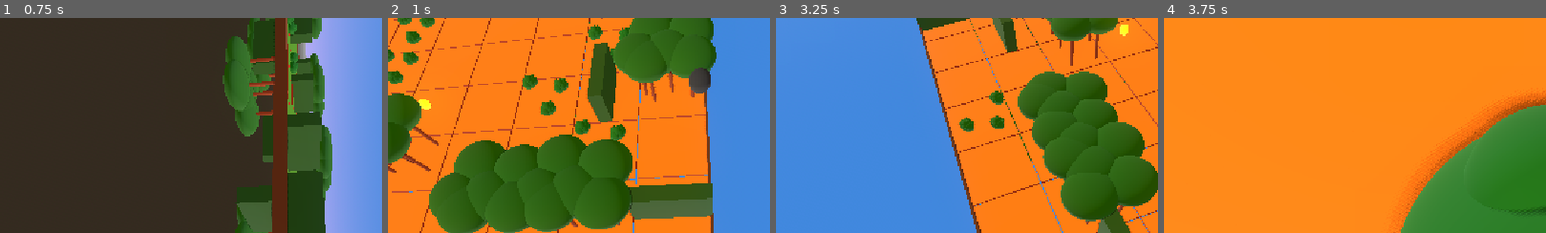
Above: before the commit, frames 1-4 (left to right).
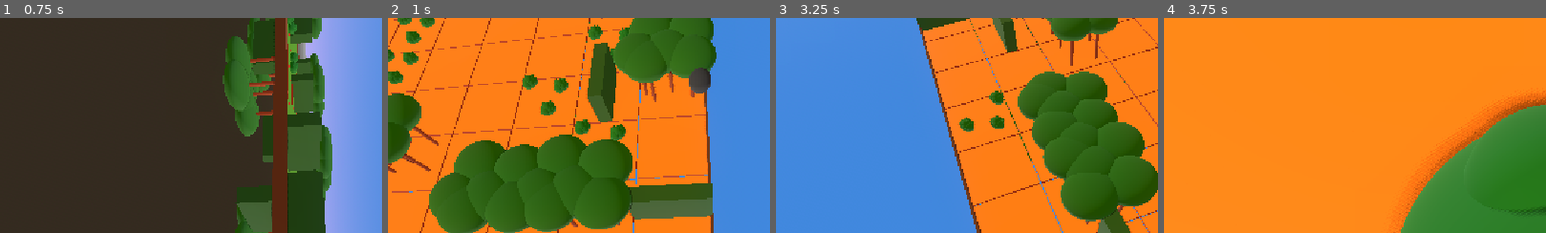
Above: after the commit, the same moments.

Repository: Grihgrix/Tank_Shift
Game: Godot game, scene res://Game scenes/Main_game_scene.tscn
The game is run twice, just before and just after one commit, with the same random seed, the same clock (stepped at 60 frames per second) and the same inputs.
Inputs (mouse positions are % of the whole screen's width and height, from its top left):
- Up to frame 1 (0.75 s): tap Enter (ui_accept) at 0.5 s; move the mouse to (10, 12) at 0.52 s; hold Up (ui_up) from 0.53 s (still down); right-click (10, 12) at 0.6 s; click (10, 12) at 0.67 s
- Up to frame 2 (1 s): keep holding Up (ui_up); tap Enter (ui_accept) at 0.77 s
- Up to frame 3 (3.25 s): move the mouse to (80, 65) at 1.27 s; click (80, 65) at 1.35 s; tap Enter (ui_accept) at 1.52, 3.02 s; move the mouse to (20, 35) at 2.02 s; release Up (ui_up) at 2.03 s; hold Left (ui_left) from 2.03 s (still down); right-click (20, 35) at 2.1 s; move the mouse to (55, 50) at 2.77 s; click (55, 50) at 2.85 s
- Up to frame 4 (3.75 s): move the mouse to (35, 25) at 3.52 s; release Left (ui_left) at 3.53 s; hold Down (ui_down) from 3.53 s (still down); right-click (35, 25) at 3.6 s
The pictures show only the part of the screen within x 13-63%, y 0-50%; the shares and areas given below are measured in that part.

Frame 1 is identical in both runs. In frame 2, 0.1% of the frame differs, in the area x 8-12%, y 37-43%; in frame 3, 0.1%; in frame 4, nothing differs.

Commit message:
Remove collectible objects from tiles

Diff:
--- a/Game scenes/Terrain scenes/terrain_tile.tscn
+++ b/Game scenes/Terrain scenes/terrain_tile.tscn
@@ -1,7 +1,6 @@
 [gd_scene format=3 uid="uid://cicovrxj1en1k"]
 
 [ext_resource type="Script" uid="uid://4fgx2ak4mlgo" path="res://Game scenes/Terrain scenes/terrain_tile.gd" id="1_xc5pr"]
-[ext_resource type="Script" uid="uid://b8mn33ju3hpyx" path="res://Game scenes/Terrain scenes/collectibles_area_3d_2.gd" id="2_n6dmr"]
 
 [sub_resource type="PlaneMesh" id="PlaneMesh_44mry"]
 
@@ -19,23 +18,6 @@
 albedo_color = Color(0.53710204, 0.16005546, 0, 1)
 
 [sub_resource type="BoxShape3D" id="BoxShape3D_wltj5"]
-
-[sub_resource type="SphereMesh" id="SphereMesh_wltj5"]
-
-[sub_resource type="StandardMaterial3D" id="StandardMaterial3D_f7ppj"]
-emission_enabled = true
-emission = Color(0, 0.8053029, 0.88193184, 1)
-emission_energy_multiplier = 16.0
-
-[sub_resource type="SphereMesh" id="SphereMesh_f7ppj"]
-
-[sub_resource type="StandardMaterial3D" id="StandardMaterial3D_g1mxi"]
-albedo_color = Color(0.8245178, 0, 0.15069512, 1)
-emission_enabled = true
-emission = Color(1, 0.48333335, 0, 1)
-emission_energy_multiplier = 16.0
-
-[sub_resource type="SphereShape3D" id="SphereShape3D_xc5pr"]
 
 [node name="Terrain_tile" type="Node3D" unique_id=1675819588]
 script = ExtResource("1_xc5pr")
@@ -82,25 +64,6 @@
 transform = Transform3D(6, 0, 0, 0, 0.15, 0, 0, 0, 6, 0, 0, 0)
 shape = SubResource("BoxShape3D_wltj5")
 
-[node name="Collectibles_Area3D2" type="Area3D" parent="." unique_id=969484851]
-collision_layer = 2
-collision_mask = 3
-script = ExtResource("2_n6dmr")
-
-[node name="Shift_Mesh" type="MeshInstance3D" parent="Collectibles_Area3D2" unique_id=1184376444]
-visible = false
-mesh = SubResource("SphereMesh_wltj5")
-surface_material_override/0 = SubResource("StandardMaterial3D_f7ppj")
-
-[node name="Ammo_Mesh" type="MeshInstance3D" parent="Collectibles_Area3D2" unique_id=881026065]
-visible = false
-mesh = SubResource("SphereMesh_f7ppj")
-surface_material_override/0 = SubResource("StandardMaterial3D_g1mxi")
-
-[node name="CollisionShape3D" type="CollisionShape3D" parent="Collectibles_Area3D2" unique_id=270862889]
-shape = SubResource("SphereShape3D_xc5pr")
-
 [connection signal="input_event" from="Area3D" to="." method="_on_area_3d_input_event"]
 [connection signal="mouse_entered" from="Area3D" to="." method="_on_area_3d_mouse_entered"]
 [connection signal="mouse_exited" from="Area3D" to="." method="_on_area_3d_mouse_exited"]
-[connection signal="body_entered" from="Collectibles_Area3D2" to="Collectibles_Area3D2" method="_on_body_entered"]
